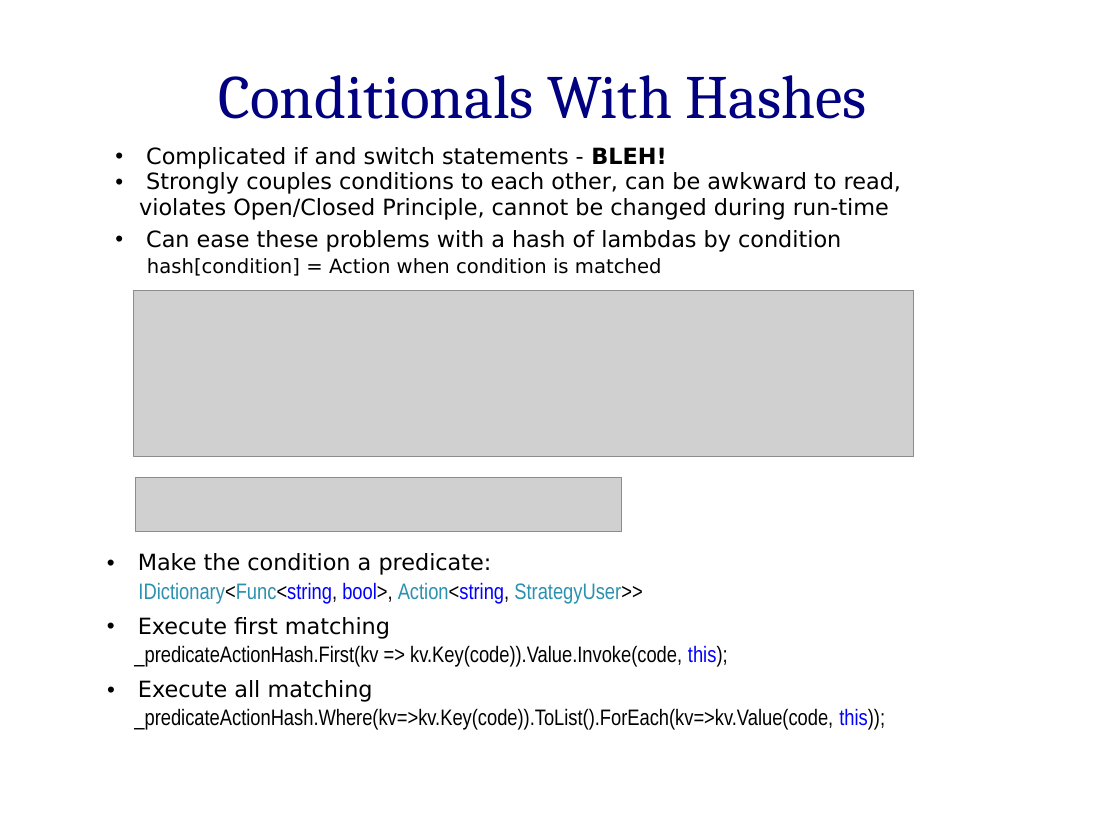
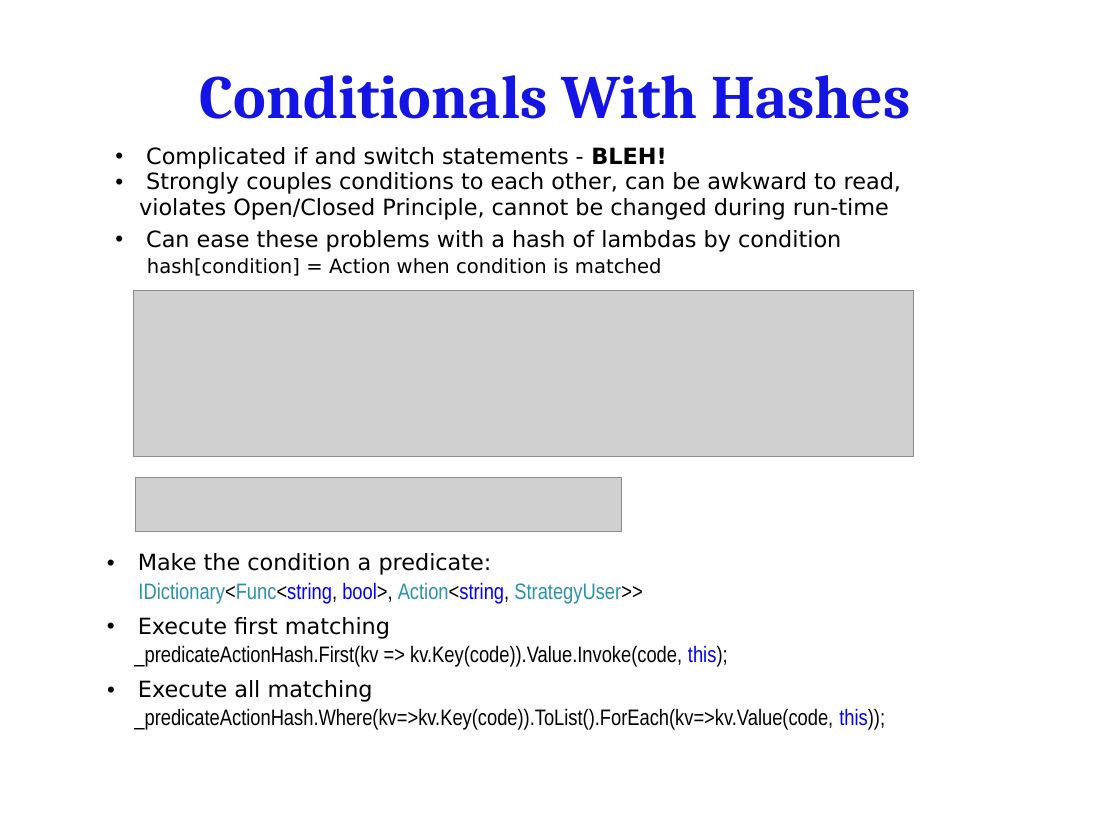
Before and after one commit to hamalawy/gim-projects, a slide deck: slide 15 of presentations/CantDanceTheLambda/docs/Can_t_Dance_the_Lambda.pptx (slide 11 before the commit). Drawn at 1120x840 pixels with LibreOffice and Linux fonts; fonts in the diff are those of the drawing; grey boxes stand for pictures; background and template pictures are left out. Boxes give left, top, right and bottom in pixels: in the first picture for what was removed or moved away, otherwise in the second. Text is boxed around its words. In the diff, an @@ line names an element or a change of style, - is before the commit and + after.

```diff
--- a/presentations/CantDanceTheLambda/docs/Can_t_Dance_the_Lambda.pptx
+++ b/presentations/CantDanceTheLambda/docs/Can_t_Dance_the_Lambda.pptx
@@ text "Conditionals With Hashes": place and size @@
-text "Conditionals With Hashes" at bbox=[218, 75, 867, 119]
+text "Conditionals With Hashes" at bbox=[200, 75, 911, 119]
@@ text "Conditionals With Hashes" at bbox=[200, 75, 911, 119]: text colour #000080 to gradient #7979FF to #1616E4 to #0000BD, bold on @@
```
Also in this commit, not shown: 14 other slides changed, 4 slides added.
